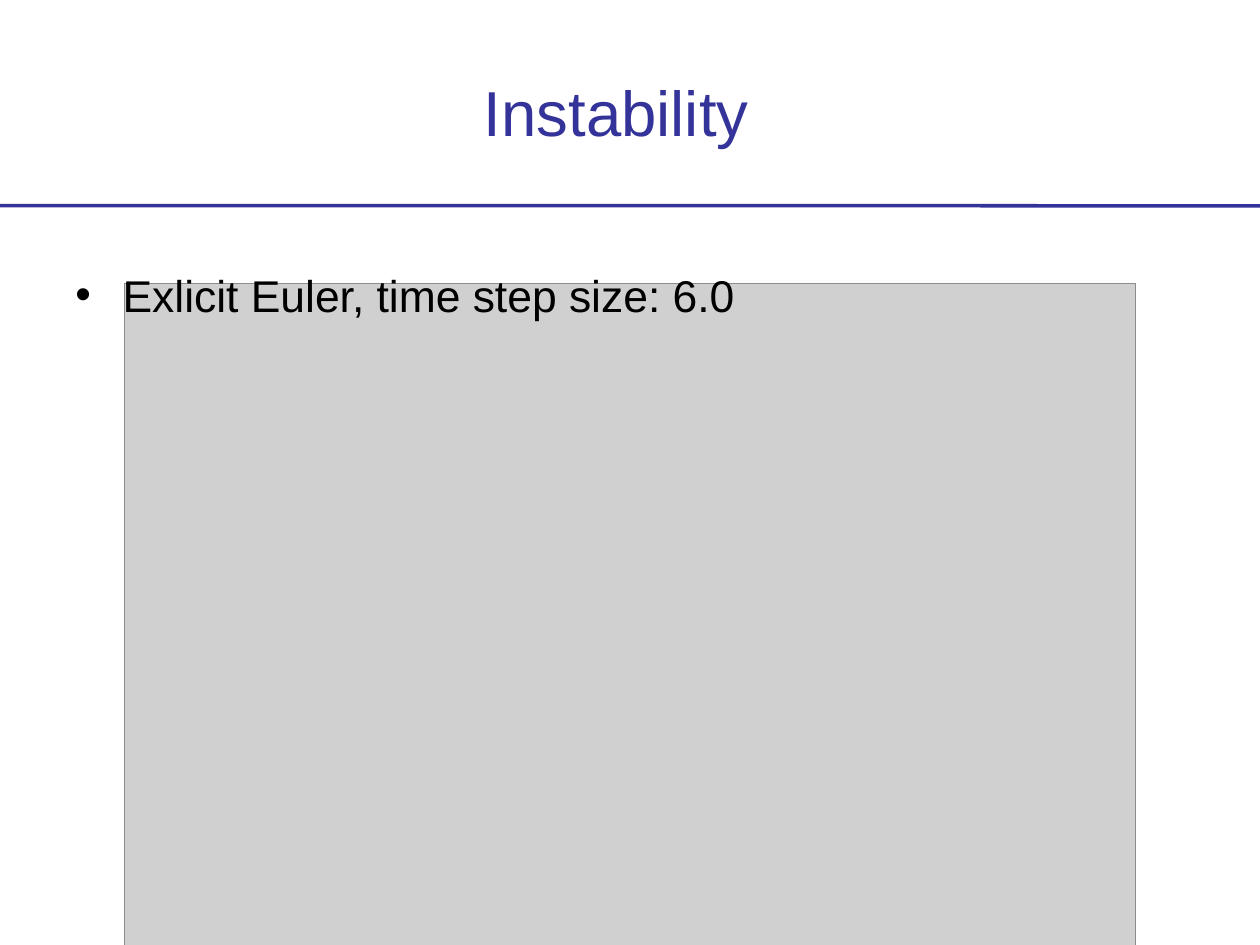
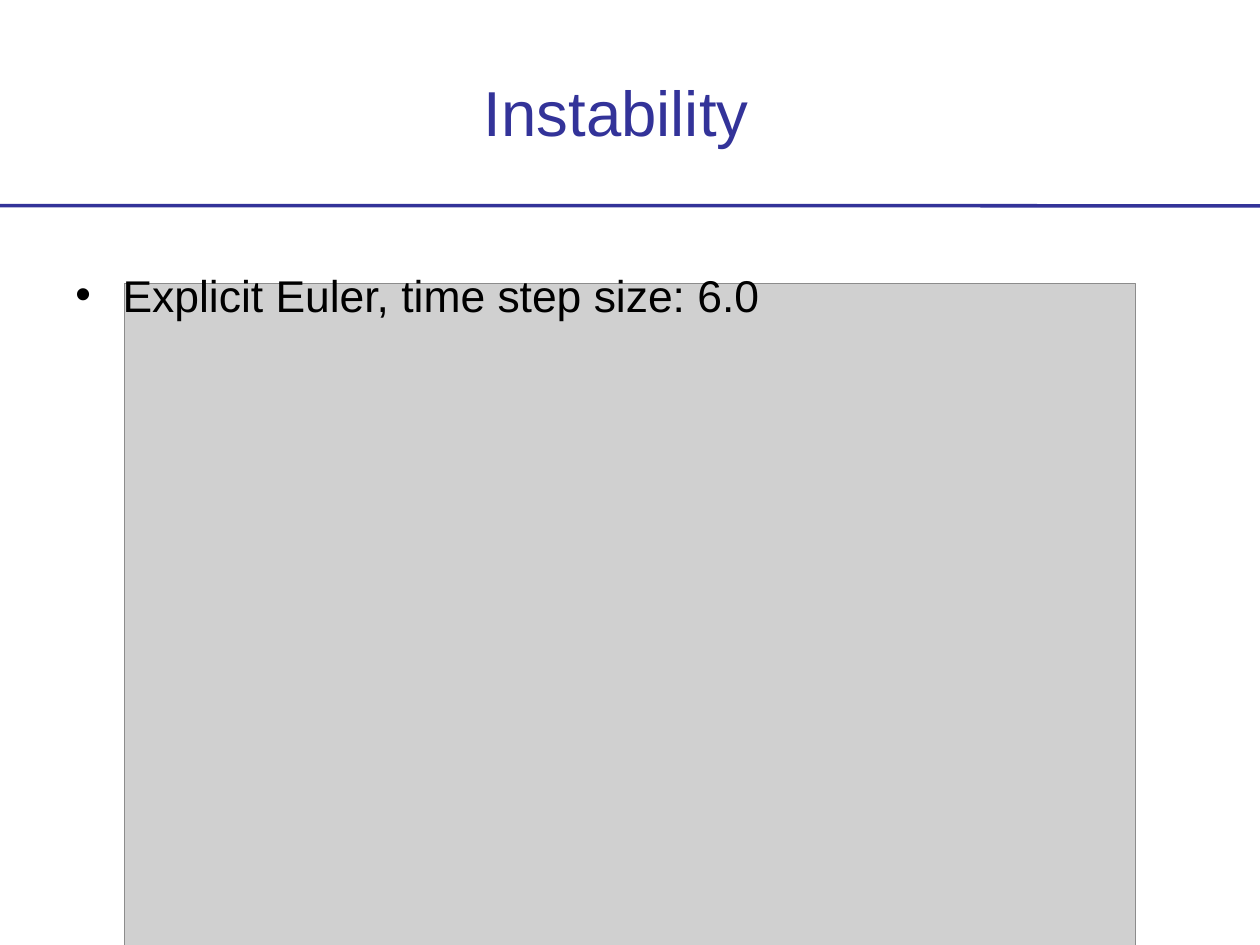
Before and after one commit to a-parida12/NumericalMethods, a slide deck: slide 23 of Slides/Theory.ppt (slide 19 before the commit). Drawn at 1260x945 pixels with LibreOffice and Linux fonts; fonts in the diff are those of the drawing; grey boxes stand for pictures. Boxes give left, top, right and bottom in pixels: in the first picture for what was removed or moved away, otherwise in the second. Text is boxed around its words. In the diff, an @@ line names an element or a change of style, - is before the commit and + after.

```diff
--- a/Slides/Theory.ppt
+++ b/Slides/Theory.ppt
@@ text at (x1=123, y1=277, x2=759, y2=321): text changed @@
-Exlicit Euler, time step size: 6.0
+Explicit Euler, time step size: 6.0
```
Also in this commit, not shown: 27 other slides changed, 5 slides added, 10 slides removed, 1 other file.
